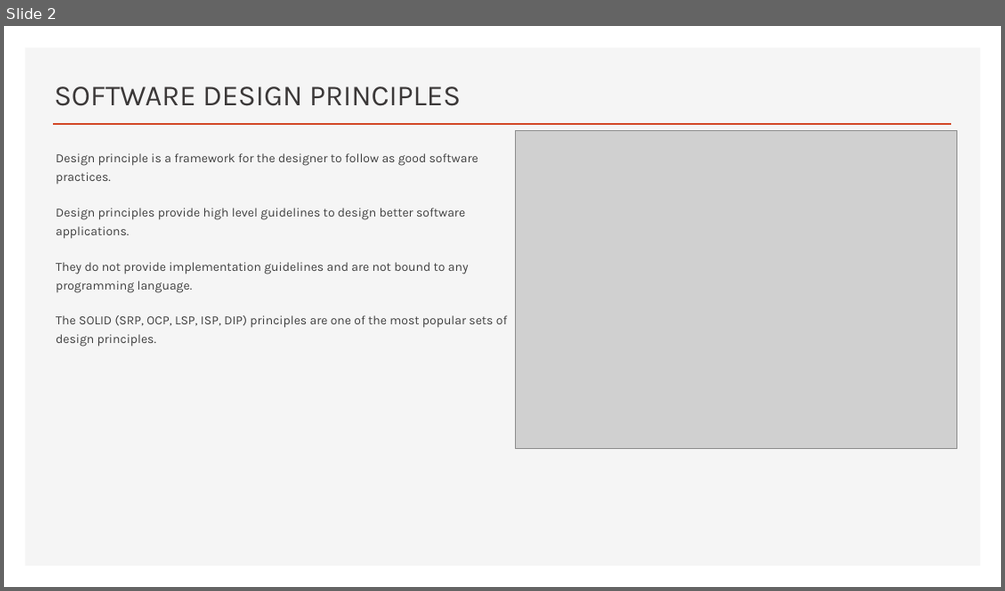
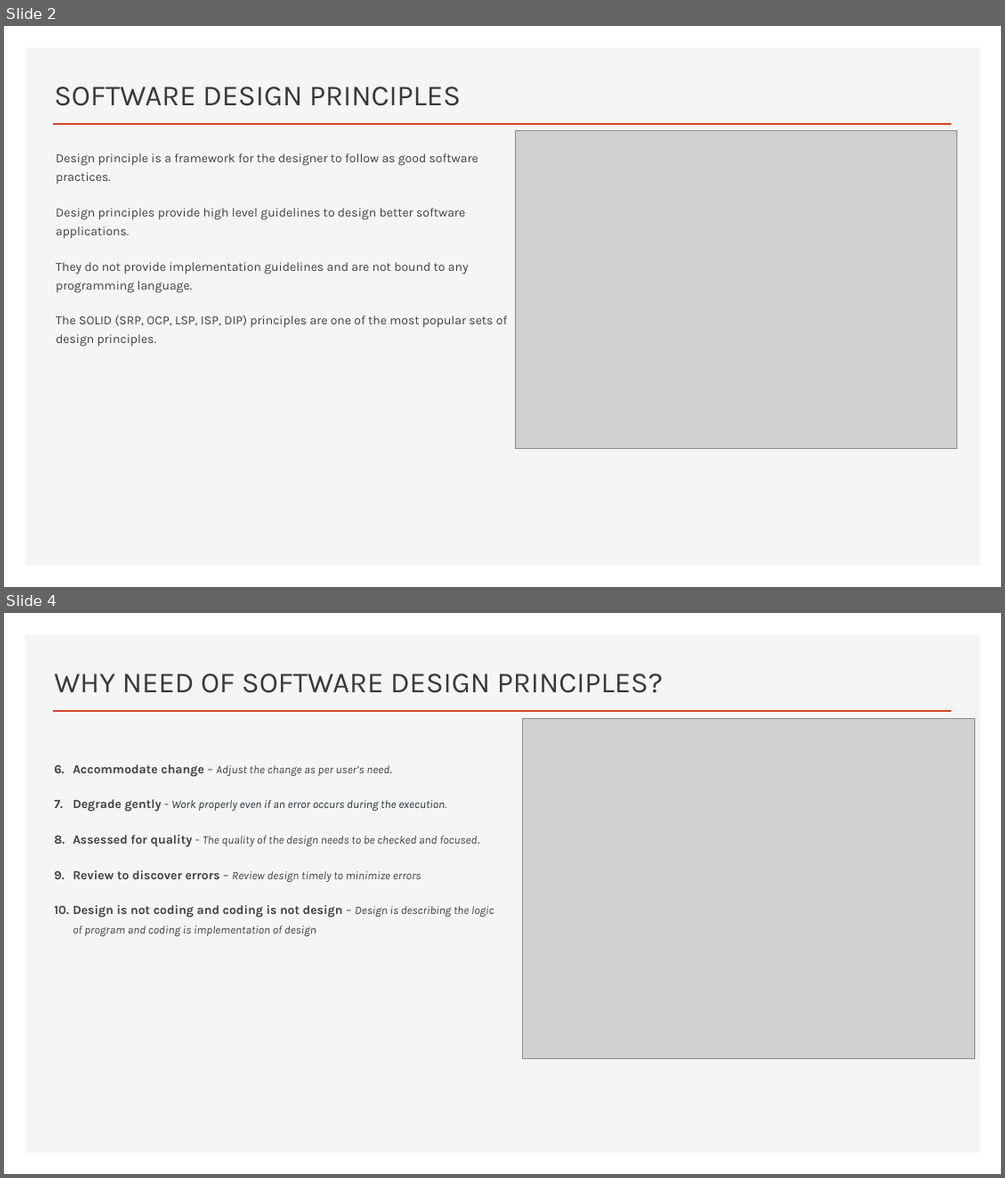
Before and after one commit to jatinrdave/SOLIDPRINCIPLESDEMO, a slide deck: SOLID PRINCIPLES_NEW.pptx. Shown one above the other, each under a label of ours: slide 2 before the commit, slides 2 and 4 after it; the slides between them are not shown. The pictures are 1005x591 and 1005x1178 pixels, drawn with LibreOffice and Linux fonts; fonts in the diff are those of the drawing; grey boxes stand for pictures. Boxes give left, top, right and bottom in pixels: in the first picture for what was removed or moved away, otherwise in the second. Text is boxed around its words. In the diff, an @@ line names an element or a change of style, - is before the commit and + after.

```diff
--- a/SOLID PRINCIPLES_NEW.pptx
+++ b/SOLID PRINCIPLES_NEW.pptx
@@ slide 4 added at bbox=[4, 613, 1001, 1174], background #FFFFFF; not listed: 2 template elements that a slide beside it also shows @@
@@ title added at bbox=[54, 674, 663, 693], 28 pt, text #3B3838 @@
+WHY NEED OF SOFTWARE DESIGN PRINCIPLES?
@@ picture added at bbox=[522, 718, 975, 1060] @@
@@ text added at bbox=[73, 764, 494, 936], 11 pt, text #404040, italic @@
+6. Accommodate change – Adjust the change as per user’s need.
+7. Degrade gently - Work properly even if an error occurs during the execution.
+8. Assessed for quality - The quality of the design needs to be checked and focused.
+9. Review to discover errors – Review design timely to minimize errors
+10. Design is not coding and coding is not design – Design is describing the logic of program and coding is implementation of design
```
Also in this commit, not shown: 5 slides changed, 3 other files.
